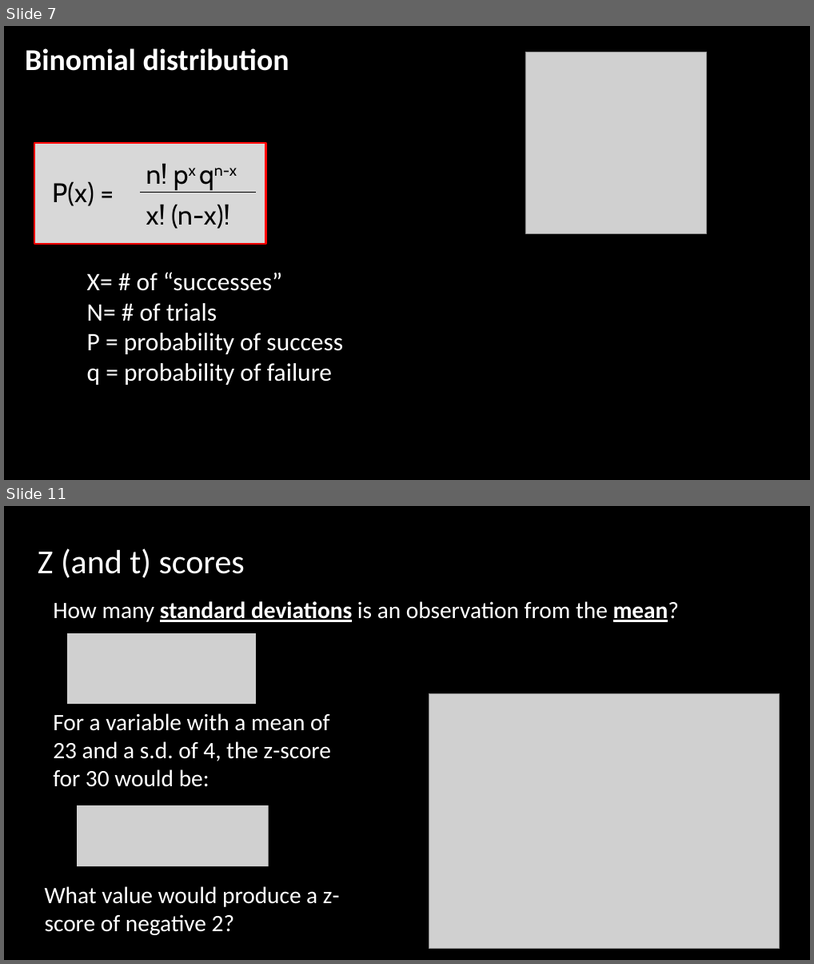
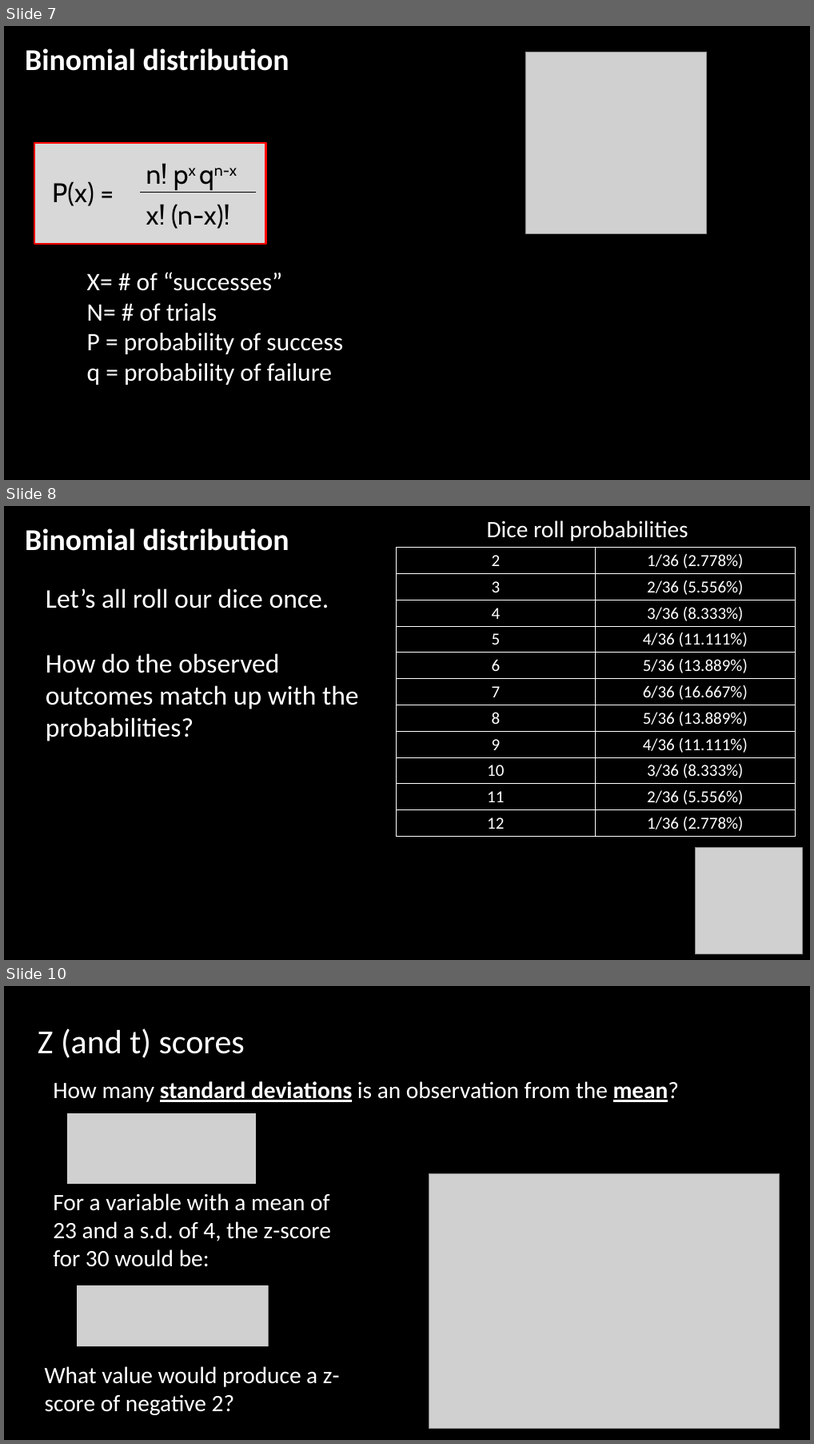
Before and after one commit to jshannon75/geog4300, a slide deck: in_class_slides/geog4300_W06-1 Probability and ZT scores.pptx. Shown one above the other, each under a label of ours: slides 7 and 11 before the commit, slides 7, 8 and 10 after it; the slides between them are not shown. The pictures are 814x964 and 814x1444 pixels, drawn with LibreOffice and Linux fonts; fonts in the diff are those of the drawing; grey boxes stand for pictures; background and template pictures are left out. Boxes give left, top, right and bottom in pixels: in the first picture for what was removed or moved away, otherwise in the second. Text is boxed around its words. In the diff, an @@ line names an element or a change of style, - is before the commit and + after.

```diff
--- a/in_class_slides/geog4300_W06-1 Probability and ZT scores.pptx
+++ b/in_class_slides/geog4300_W06-1 Probability and ZT scores.pptx
@@ slide 8 added at [4, 506, 810, 960], background picture (left out) @@
@@ text added at [25, 528, 290, 551], 36 pt, text #FFFFFF, bold @@
+Binomial distribution
@@ text added at [487, 520, 688, 541], 28 pt, text #FFFFFF @@
+Dice roll probabilities
@@ table added at [396, 547, 795, 836], 11 rows, 2 columns @@
+2 | 1/36 (2.778%)
+3 | 2/36 (5.556%)
+4 | 3/36 (8.333%)
+5 | 4/36 (11.111%)
+6 | 5/36 (13.889%)
+7 | 6/36 (16.667%)
+8 | 5/36 (13.889%)
+9 | 4/36 (11.111%)
+10 | 3/36 (8.333%)
+11 | 2/36 (5.556%)
+12 | 1/36 (2.778%)
@@ text added at [46, 588, 359, 741], 32 pt, text #FFFFFF @@
+Let’s all roll our dice once.
+How do the observed outcomes match up with the probabilities?
@@ picture added at [696, 847, 802, 954] @@
@@ what was slide 11 is now slide 10 @@
```
Also in this commit, not shown: 1 slide changed, 2 slides removed.
